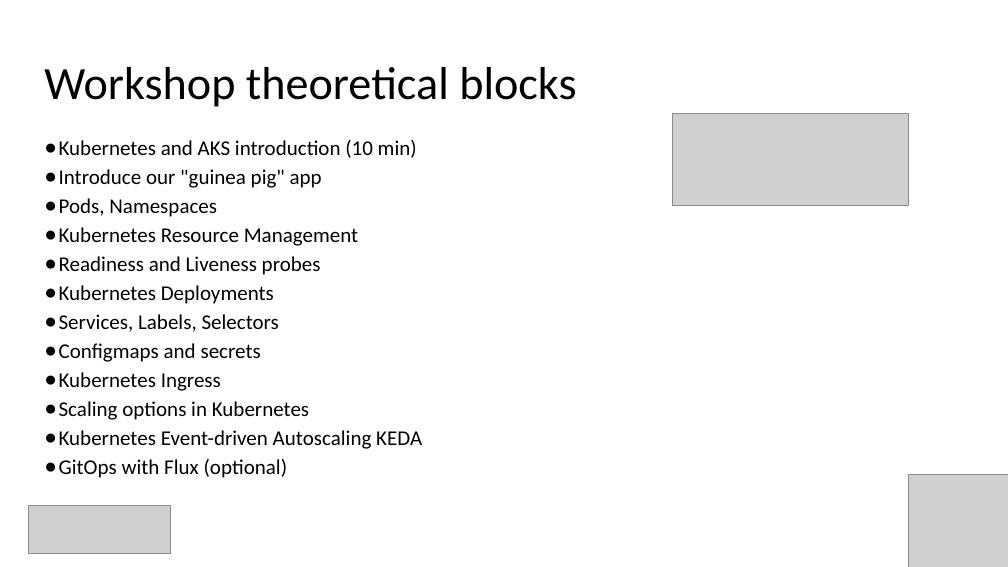
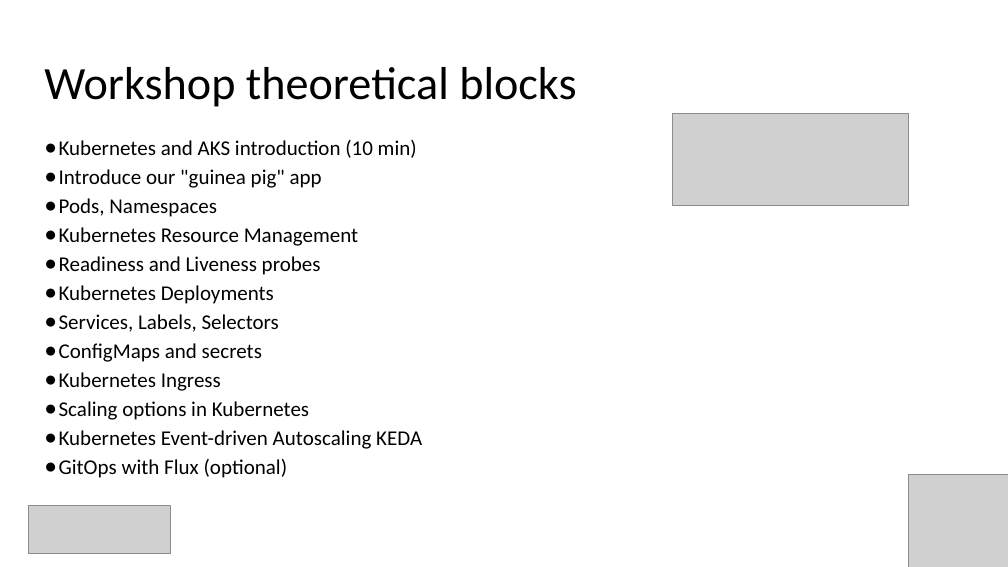
Before and after one commit to Infrastructure-AsCode/aks-101, a slide deck: slide 6 of slides/k8s-101.pptx. Drawn at 1008x567 pixels with LibreOffice and Linux fonts; fonts in the diff are those of the drawing; grey boxes stand for pictures. Boxes give left, top, right and bottom in pixels: in the first picture for what was removed or moved away, otherwise in the second. Text is boxed around its words. In the diff, an @@ line names an element or a change of style, - is before the commit and + after.

```diff
--- a/slides/k8s-101.pptx
+++ b/slides/k8s-101.pptx
@@ text at (59,343,262,362): text changed @@
-● Configmaps and secrets
+● ConfigMaps and secrets
```
Also in this commit, not shown: 1 other slide changed, 9 other files.
